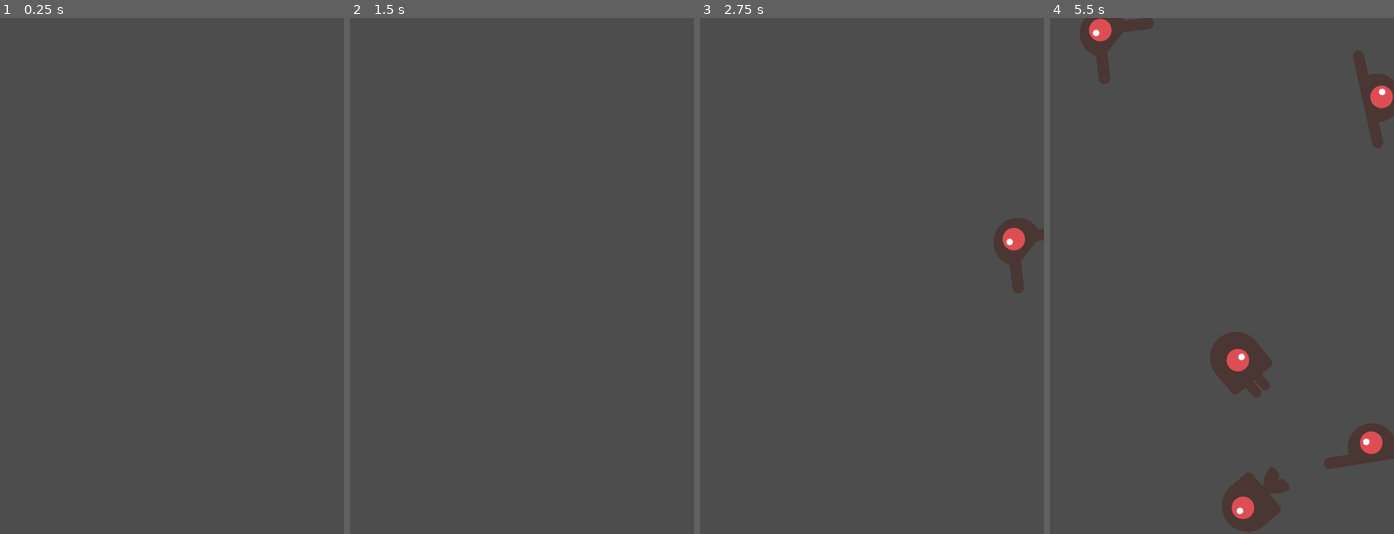
Above: before the commit, frames 1-4 (left to right).
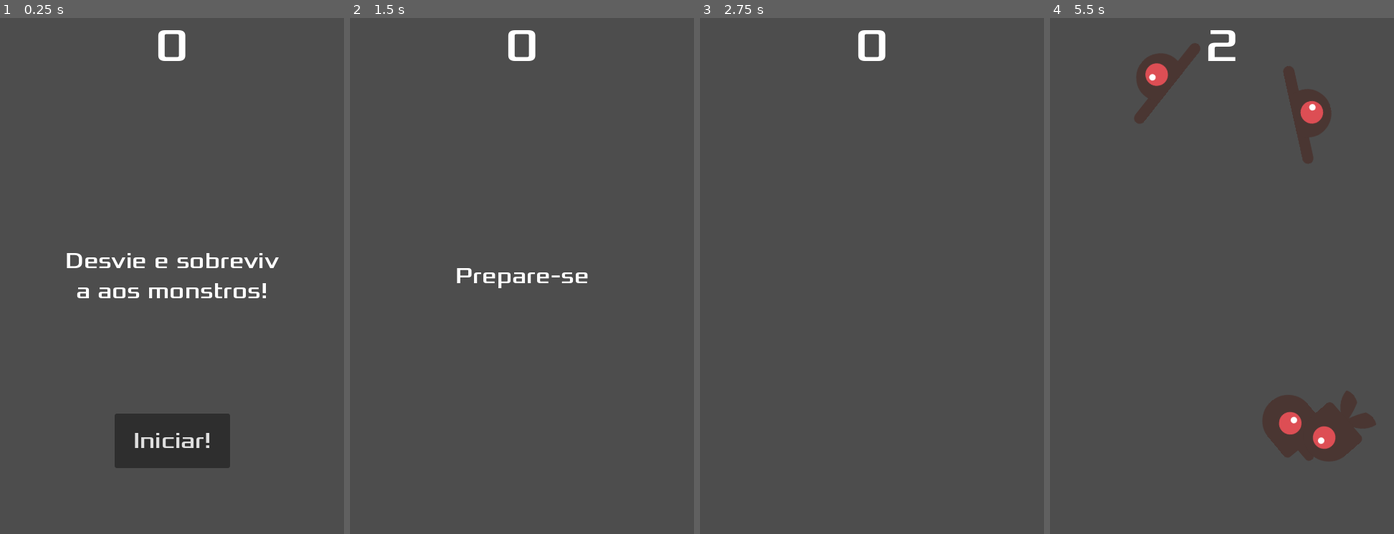
Above: after the commit, the same moments.

Repository: claramoreira/dodgetutorial
Game: Godot game, scene res://principal.tscn
Same seed, same stepped clock (60 frames per second), same inputs: the game is played once before the commit and once after it.
Inputs (mouse positions are in pixels of both pictures, inside the frame that each line leads up to):
- Up to frame 1 (0.25 s): no input
- Up to frame 2 (1.5 s): click (522, 441) at 0.5 s, where only the run after the commit has a clickable "Iniciar!"; tap Enter at 1.25 s; hold Right (ui_right) from 1.28 s (still down)
- Up to frame 3 (2.75 s): tap Space at 2 s; release Right (ui_right) at 2.03 s; hold Down (ui_down) from 2.03 s (still down)
- Up to frame 4 (5.5 s): release Down (ui_down) at 2.78 s; hold Right (ui_right) 2.78-3.53 s; hold Up (ui_up) 3.53-4.28 s; hold Left (ui_left) from 4.28 s (still down)

The runs differ from the first frame. In frame 1, 5.1% of the frame differs, in the area x 19-82%, y 2-88%; in frame 2, 0.8%; in frame 3, 1.3%; in frame 4, 11%, in the area x 8-100%, y 0-100%.

Commit message:
hud creation

Diff:
--- /dev/null
+++ b/hud.gd
@@ -0,0 +1,36 @@
+extends CanvasLayer
+
+signal start_game
+
+func exibir_mensagem(text):
+	$messageLabel.text = text
+	$messageLabel.show()
+	$messageTimer.start()
+
+func exibir_game_over():
+	exibir_mensagem("Fim de jogo!")
+
+	await($messageTimer.timeout)
+	$messageLabel.text = "Desvie e sobreviva aos monstros!"
+	$messageLabel.show()
+
+	await(get_tree().create_timer(1).timeout)
+	$startButton.show()
+
+func atualiza_score(score):
+	$scoreLabel.text = str(score)
+
+# Called when the node enters the scene tree for the first time.
+func _ready():
+	pass # Replace with function body.
+
+# Called every frame. 'delta' is the elapsed time since the previous frame.
+func _process(delta):
+	pass
+
+func _on_start_button_pressed():
+	$startButton.hide()
+	emit_signal("start_game")
+
+func _on_message_timer_timeout():
+	$messageLabel.hide()
--- /dev/null
+++ b/hud.tscn
@@ -0,0 +1,64 @@
+[gd_scene load_steps=3 format=3 uid="uid://56wre44r4cg2"]
+
+[ext_resource type="Script" path="res://hud.gd" id="1_e5o3r"]
+[ext_resource type="FontFile" uid="uid://dn0nyq3gnsmvp" path="res://dodge_the_creeps_2d_assets/fonts/Xolonium-Regular.ttf" id="1_ly3qy"]
+
+[node name="HUD" type="CanvasLayer"]
+script = ExtResource("1_e5o3r")
+
+[node name="scoreLabel" type="Label" parent="."]
+anchors_preset = 5
+anchor_left = 0.5
+anchor_right = 0.5
+offset_left = -82.0
+offset_right = 82.0
+offset_bottom = 78.0
+grow_horizontal = 2
+size_flags_vertical = 0
+theme_override_fonts/font = ExtResource("1_ly3qy")
+theme_override_font_sizes/font_size = 64
+text = "0"
+horizontal_alignment = 1
+vertical_alignment = 1
+
+[node name="messageLabel" type="Label" parent="."]
+anchors_preset = 8
+anchor_left = 0.5
+anchor_top = 0.5
+anchor_right = 0.5
+anchor_bottom = 0.5
+offset_left = -158.5
+offset_top = -47.0
+offset_right = 158.5
+offset_bottom = 47.0
+grow_horizontal = 2
+grow_vertical = 2
+theme_override_fonts/font = ExtResource("1_ly3qy")
+theme_override_font_sizes/font_size = 32
+text = "Desvie e sobreviva aos monstros!"
+horizontal_alignment = 1
+vertical_alignment = 1
+autowrap_mode = 1
+
+[node name="messageTimer" type="Timer" parent="."]
+wait_time = 2.0
+one_shot = true
+
+[node name="startButton" type="Button" parent="."]
+anchors_preset = 7
+anchor_left = 0.5
+anchor_top = 1.0
+anchor_right = 0.5
+anchor_bottom = 1.0
+offset_left = -80.0
+offset_top = -168.0
+offset_right = 81.0
+offset_bottom = -92.0
+grow_horizontal = 2
+grow_vertical = 0
+theme_override_fonts/font = ExtResource("1_ly3qy")
+theme_override_font_sizes/font_size = 32
+text = "Iniciar!"
+
+[connection signal="timeout" from="messageTimer" to="." method="_on_message_timer_timeout"]
+[connection signal="pressed" from="startButton" to="." method="_on_start_button_pressed"]
--- a/principal.gd
+++ b/principal.gd
@@ -5,7 +5,6 @@
 
 func _ready():
 	randomize()
-	novo_jogo()
 
 # Called every frame. 'delta' is the elapsed time since the previous frame.
 func _process(delta):
@@ -14,11 +13,14 @@
 func game_over():
 	$pontuacaoTimer.stop()
 	$inimigoTimer.stop()
+	$HUD.exibir_gameover()
 
 func novo_jogo():
 	score = 0
 	#$Jogador.start($posicaoInicial.position)
 	$inicioTimer.start()
+	$HUD.exibir_mensagem("Prepare-se")
+	$HUD.atualiza_score(score)
 
 func _on_inicio_timer_timeout():
 	$inimigoTimer.start()
@@ -26,6 +28,7 @@
 
 func _on_pontuacao_timer_timeout():
 	score += 1
+	$HUD.atualiza_score(score)
 
 func _on_inimigo_timer_timeout():
 	$caminhoInimigo/spawnInimigo.progress = randi()
--- a/principal.tscn
+++ b/principal.tscn
@@ -1,8 +1,9 @@
-[gd_scene load_steps=5 format=3 uid="uid://b2caeguw51b8r"]
+[gd_scene load_steps=6 format=3 uid="uid://b2caeguw51b8r"]
 
 [ext_resource type="PackedScene" uid="uid://cms5y5w4at0i2" path="res://jogador.tscn" id="1_6ma3l"]
 [ext_resource type="Script" path="res://principal.gd" id="1_ua2le"]
 [ext_resource type="PackedScene" uid="uid://cwxmejgyyb5lp" path="res://inimigo.tscn" id="2_kcpxc"]
+[ext_resource type="PackedScene" uid="uid://56wre44r4cg2" path="res://hud.tscn" id="4_qoxit"]
 
 [sub_resource type="Curve2D" id="Curve2D_ie8wy"]
 _data = {
@@ -36,7 +37,10 @@
 position = Vector2(-1, 1)
 rotation = -0.00208333
 
+[node name="HUD" parent="." instance=ExtResource("4_qoxit")]
+
 [connection signal="hit" from="Jogador" to="." method="game_over"]
 [connection signal="timeout" from="inicioTimer" to="." method="_on_inicio_timer_timeout"]
 [connection signal="timeout" from="pontuacaoTimer" to="." method="_on_pontuacao_timer_timeout"]
 [connection signal="timeout" from="inimigoTimer" to="." method="_on_inimigo_timer_timeout"]
+[connection signal="start_game" from="HUD" to="." method="novo_jogo"]
